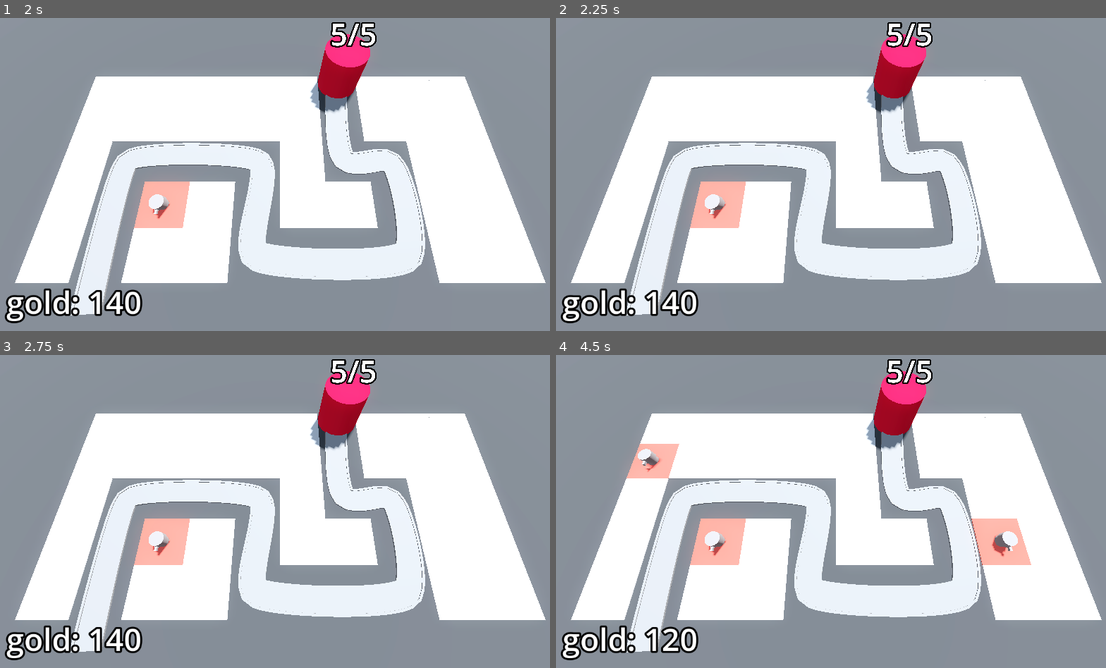
Above: before the commit, frames 1-4 (two rows, left to right).
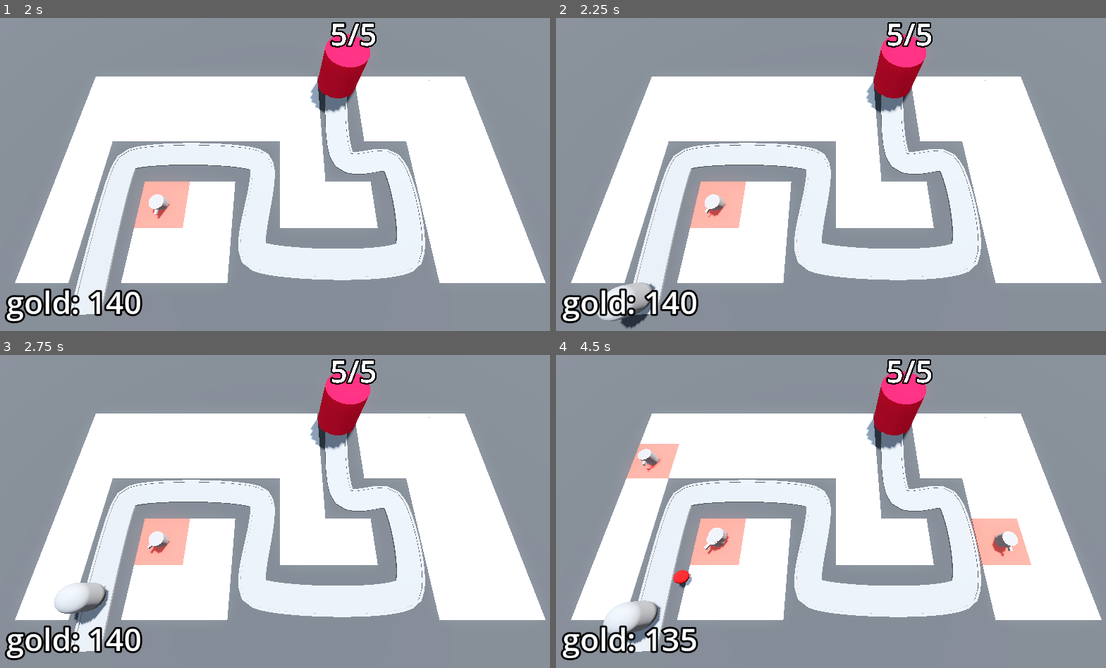
Above: after the commit, the same moments.

Repository: DTNevaeha/TD_Game
Game: Godot game, scene res://BaseLevel.tscn
Same seed, same stepped clock (60 frames per second), same inputs: the game is played once before the commit and once after it.
Inputs (mouse positions are in pixels of both pictures, inside the frame that each line leads up to):
- Up to frame 1 (2 s): tap Enter at 0.5 s; move the mouse to (401, 155) at 0.52 s; click (401, 155) at 0.6 s; tap Space at 1.25 s; move the mouse to (165, 187) at 1.27 s; click (165, 187) at 1.35 s
- Up to frame 2 (2.25 s): tap Enter at 2 s; move the mouse to (891, 102) at 2.02 s; click (891, 102) at 2.1 s
- Up to frame 3 (2.75 s): no input
- Up to frame 4 (4.5 s): move the mouse to (809, 574) at 2.77 s; click (809, 574) at 2.85 s; move the mouse to (1007, 558) at 3.52 s; click (1007, 558) at 3.6 s; move the mouse to (666, 461) at 4.27 s; click (666, 461) at 4.35 s

Frame 1 is identical in both runs. In frame 2, 0.7% of the frame differs, in the area x 7-30%, y 60-100%; in frame 3, 0.8%; in frame 4, 1.3%, in the area x 8-32%, y 55-96%.
Error before the commit: Parse Error: Unexpected "Identifier" in class body. (res://EnemyPath.gd:14)

Commit message:
Deleting error

Diff:
--- a/EnemyPath.gd
+++ b/EnemyPath.gd
@@ -10,5 +10,3 @@
 	var new_enemy = enemy_scene.instantiate()
 	add_child(new_enemy)
 	timer.wait_time = difficulty_manager.get_spawn_time()
-
-test
